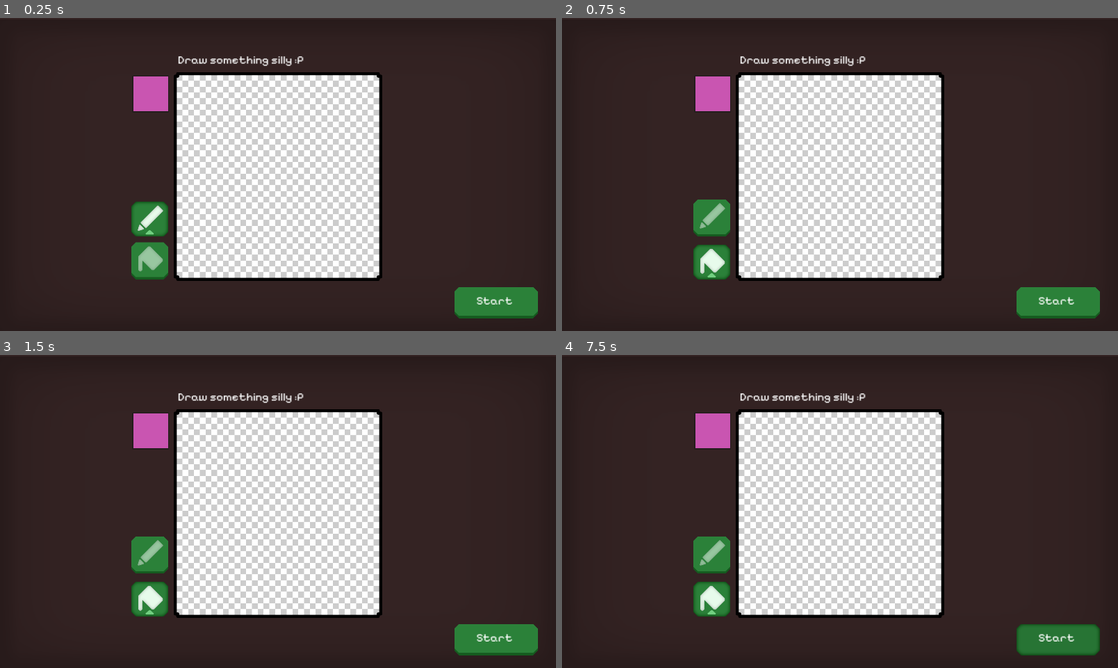
Above: before the commit, frames 1-4 (two rows, left to right).
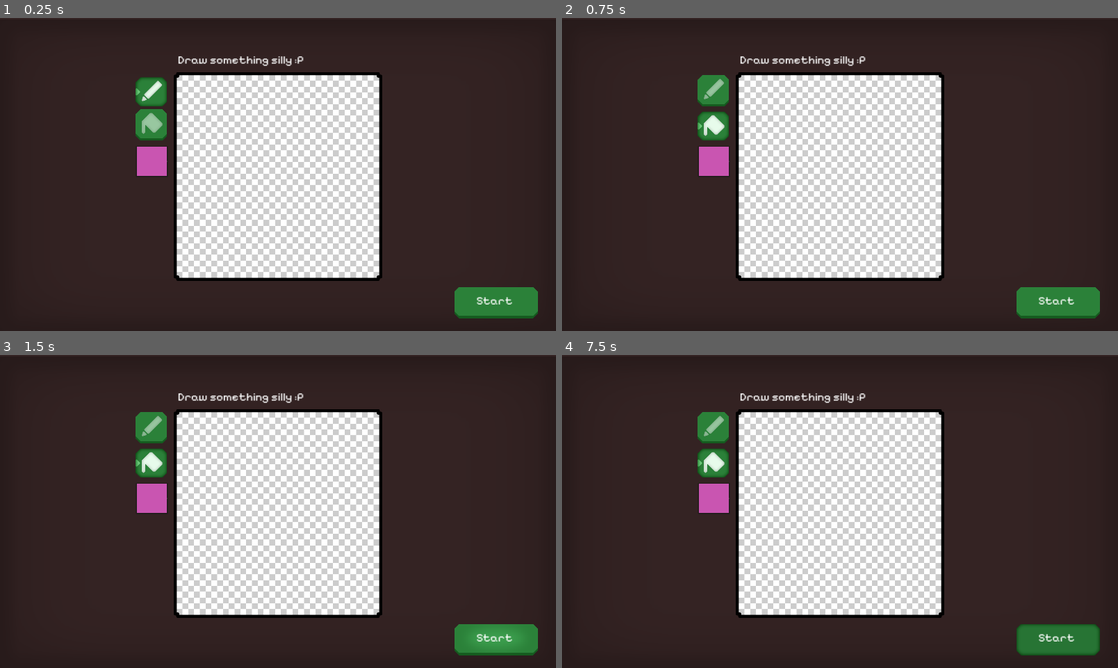
Above: after the commit, the same moments.

Repository: sticks-stuff/ggj
Game: Godot game, scene res://scenes/player_draw_pane.tscn
Same seed, same stepped clock (60 frames per second), same inputs: the game is played once before the commit and once after it. This scene is started directly instead of the project's main scene.
Inputs (mouse positions are in pixels of both pictures, inside the frame that each line leads up to; where the layout moved, square brackets give the same spot in the first picture):
- Up to frame 1 (0.25 s): no input
- Up to frame 2 (0.75 s): click (712, 108) [712, 240] at 0.5 s
- Up to frame 3 (1.5 s): click "Start" at 1.25 s
- Up to frame 4 (7.5 s): click "Start" at 2 s; tap Enter at 2.75, 4.25, 5.75 s; hold D (right) 2.78-3.53 s; hold Space (fire) 2.78-3.53 s; hold S (down) 3.53-4.28 s; tap Space (fire) at 3.6, 5.1, 6.6 s; hold D (right) 4.28-5.03 s; hold Space (fire) 4.28-5.03 s; hold W (up) 5.03-5.78 s; hold Space (fire) 5.78-6.53 s; hold A (left) 5.78-7.28 s; hold S (down) from 7.28 s (still down); hold Space (fire) from 7.28 s (still down)

The runs differ from the first frame. In frame 1, 3.2% of the frame differs, in the area x 23-31%, y 18-84%; in frame 2, 3.2%; in frame 3, 3.2%, in the area x 23-93%, y 18-92%; in frame 4, 3.2%.

Commit message:
Update drawing UI

Diff:
--- a/scenes/player_draw_pane.tscn
+++ b/scenes/player_draw_pane.tscn
@@ -6,10 +6,8 @@
 [ext_resource type="Texture2D" uid="uid://c2fgwrb7pyjp8" path="res://sprites/ui_innershadow.png" id="2_sd2df"]
 [ext_resource type="Texture2D" uid="uid://4wa8rna2si7t" path="res://sprites/ui_border_black.png" id="3_4r22p"]
 [ext_resource type="FontFile" uid="uid://dquaatdvcdp6o" path="res://fonts/PixelifySans-VariableFont_wght.ttf" id="4_wyn2s"]
-[ext_resource type="Texture2D" uid="uid://c2perj03fupru" path="res://sprites/ui_pencil.png" id="6_b7a1i"]
-[ext_resource type="Texture2D" uid="uid://chkrnrsoa6sk" path="res://sprites/ui_paintbucket.png" id="7_nxwq1"]
-[ext_resource type="Texture2D" uid="uid://ctrngqxb7epch" path="res://sprites/ui_button_normal.png" id="8_5i8sy"]
-[ext_resource type="Texture2D" uid="uid://d2buql7gqxjln" path="res://sprites/ui_button_pressed.png" id="9_atx7d"]
+[ext_resource type="PackedScene" uid="uid://tcu8hc3q2u4f" path="res://ui/draw_mode_toggle.tscn" id="6_ffuu5"]
+[ext_resource type="PackedScene" uid="uid://dapqkgg0f682p" path="res://ui/button_standard.tscn" id="9_cayyo"]
 
 [node name="PlayerDrawPane" type="Control"]
 layout_mode = 3
@@ -108,10 +106,10 @@
 anchor_top = 0.5
 anchor_right = 0.5
 anchor_bottom = 0.5
-offset_left = -504.0
-offset_top = -349.0
-offset_right = -376.0
-offset_bottom = -221.0
+offset_left = -491.0
+offset_top = -106.0
+offset_right = -379.0
+offset_bottom = 2.0
 grow_horizontal = 2
 grow_vertical = 2
 text = "Colour picker"
@@ -137,22 +135,19 @@
 patch_margin_right = 20
 patch_margin_bottom = 20
 
-[node name="CheckButton" type="TextureButton" parent="."]
-layout_mode = 1
-anchors_preset = 8
-anchor_left = 0.5
-anchor_top = 0.5
-anchor_right = 0.5
-anchor_bottom = 0.5
-offset_left = -507.0
-offset_top = 79.0
-offset_right = -379.0
-offset_bottom = 355.0
-grow_horizontal = 2
-grow_vertical = 2
-toggle_mode = true
-texture_normal = ExtResource("6_b7a1i")
-texture_pressed = ExtResource("7_nxwq1")
+[node name="CheckButton" parent="." instance=ExtResource("6_ffuu5")]
+layout_mode = 0
+anchors_preset = 0
+anchor_left = 0.0
+anchor_top = 0.0
+anchor_right = 0.0
+anchor_bottom = 0.0
+offset_left = 469.0
+offset_top = 190.0
+offset_right = 577.001
+offset_bottom = 416.001
+grow_horizontal = 1
+grow_vertical = 1
 
 [node name="RichTextLabel" type="RichTextLabel" parent="."]
 layout_mode = 1
@@ -173,34 +168,7 @@
 text = "Draw something silly :P"
 fit_content = true
 
-[node name="NextButton" type="TextureButton" parent="."]
+[node name="NextButton" parent="." instance=ExtResource("9_cayyo")]
 layout_mode = 1
-anchors_preset = 8
-anchor_left = 0.5
-anchor_top = 0.5
-anchor_right = 0.5
-anchor_bottom = 0.5
-offset_left = 609.0
-offset_top = 381.0
-offset_right = 897.0
-offset_bottom = 489.0
-grow_horizontal = 2
-grow_vertical = 2
-texture_normal = ExtResource("8_5i8sy")
-texture_pressed = ExtResource("9_atx7d")
-
-[node name="RichTextLabel2" type="RichTextLabel" parent="NextButton"]
-layout_mode = 1
-anchors_preset = 15
-anchor_right = 1.0
-anchor_bottom = 1.0
-offset_left = 76.0
-offset_top = 23.0
-grow_horizontal = 2
-grow_vertical = 2
-pivot_offset = Vector2(0.5, 0.5)
-mouse_filter = 2
-theme_override_fonts/normal_font = ExtResource("4_wyn2s")
-theme_override_font_sizes/normal_font_size = 40
-text = "Start"
-fit_content = true
+grow_horizontal = 1
+grow_vertical = 1
--- /dev/null
+++ b/ui/button_standard.tscn
@@ -0,0 +1,41 @@
+[gd_scene load_steps=6 format=3 uid="uid://dapqkgg0f682p"]
+
+[ext_resource type="Texture2D" uid="uid://ctrngqxb7epch" path="res://sprites/ui_button_normal.png" id="1_otopb"]
+[ext_resource type="Texture2D" uid="uid://d2buql7gqxjln" path="res://sprites/ui_button_pressed.png" id="2_0k72o"]
+[ext_resource type="Texture2D" uid="uid://cgcjcelx3a82h" path="res://sprites/ui_button_hover.png" id="3_jjowi"]
+[ext_resource type="Texture2D" uid="uid://w8d0pmku7uem" path="res://sprites/ui_button_disabled.png" id="4_12v3p"]
+[ext_resource type="FontFile" uid="uid://dquaatdvcdp6o" path="res://fonts/PixelifySans-VariableFont_wght.ttf" id="5_e2go4"]
+
+[node name="NextButton" type="TextureButton"]
+anchors_preset = 8
+anchor_left = 0.5
+anchor_top = 0.5
+anchor_right = 0.5
+anchor_bottom = 0.5
+offset_left = 609.0
+offset_top = 381.0
+offset_right = 897.0
+offset_bottom = 489.0
+grow_horizontal = 2
+grow_vertical = 2
+texture_normal = ExtResource("1_otopb")
+texture_pressed = ExtResource("2_0k72o")
+texture_hover = ExtResource("3_jjowi")
+texture_disabled = ExtResource("4_12v3p")
+
+[node name="RichTextLabel2" type="RichTextLabel" parent="."]
+layout_mode = 1
+anchors_preset = 15
+anchor_right = 1.0
+anchor_bottom = 1.0
+offset_left = 76.0
+offset_top = 23.0
+grow_horizontal = 2
+grow_vertical = 2
+pivot_offset = Vector2(0.5, 0.5)
+mouse_filter = 2
+theme_override_fonts/normal_font = ExtResource("5_e2go4")
+theme_override_font_sizes/normal_font_size = 40
+text = "Start"
+fit_content = true
+visible_characters_behavior = 1
--- /dev/null
+++ b/ui/draw_mode_toggle.tscn
@@ -0,0 +1,20 @@
+[gd_scene load_steps=3 format=3 uid="uid://tcu8hc3q2u4f"]
+
+[ext_resource type="Texture2D" uid="uid://c2perj03fupru" path="res://sprites/ui_pencil.png" id="1_sdb3v"]
+[ext_resource type="Texture2D" uid="uid://chkrnrsoa6sk" path="res://sprites/ui_paintbucket.png" id="2_uo7qq"]
+
+[node name="CheckButton" type="TextureButton"]
+anchors_preset = 8
+anchor_left = 0.5
+anchor_top = 0.5
+anchor_right = 0.5
+anchor_bottom = 0.5
+offset_left = -488.0
+offset_top = -355.0
+offset_right = -379.999
+offset_bottom = -128.999
+grow_horizontal = 2
+grow_vertical = 2
+toggle_mode = true
+texture_normal = ExtResource("1_sdb3v")
+texture_pressed = ExtResource("2_uo7qq")
Not shown: 1 places in scenes/player_draw_pane.tscn that only renumber resources
Binary file added: sprites/ui_button_disabled.png
Not shown, added: sprites/ui_button_disabled.png.import
Binary file added: sprites/ui_button_focused.png
Not shown, added: sprites/ui_button_focused.png.import
Binary file added: sprites/ui_button_hover.png
Not shown, added: sprites/ui_button_hover.png.import
Binary file changed: sprites/ui_paintbucket.png
Binary file changed: sprites/ui_pencil.png
